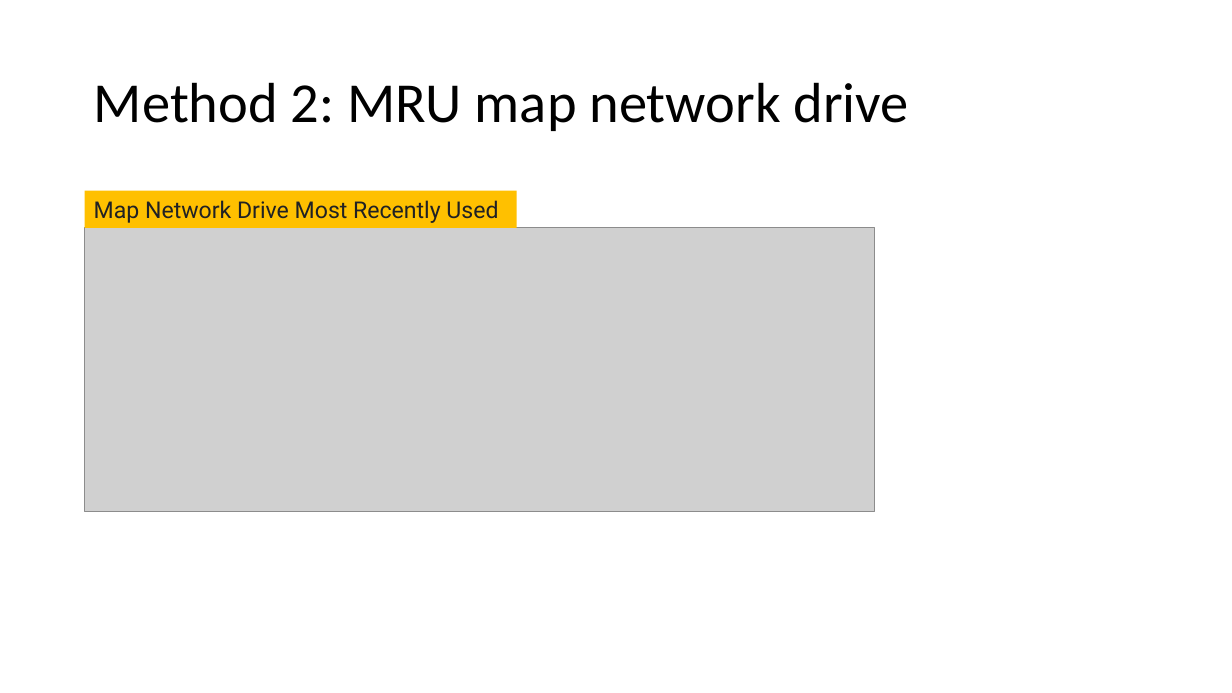
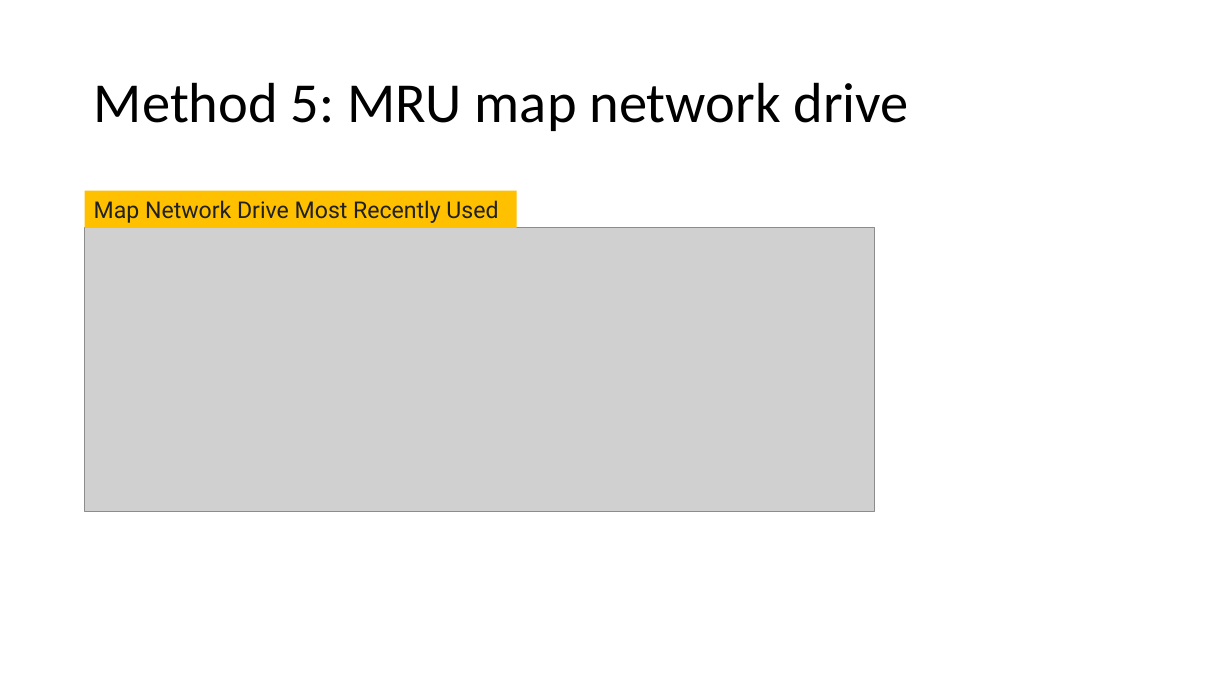
Before and after one commit to frankwxu/digital-forensics-lab, a slide deck: slide 10 of NIST_Data_Leakage_Case/NIST_Data_Leakage_06_Network_Shellbag_Jumplist.pptx (slide 4 before the commit). Drawn at 1232x693 pixels with LibreOffice and Linux fonts; fonts in the diff are those of the drawing; grey boxes stand for pictures; background and template pictures are left out. Boxes give left, top, right and bottom in pixels: in the first picture for what was removed or moved away, otherwise in the second. Text is boxed around its words. In the diff, an @@ line names an element or a change of style, - is before the commit and + after.

```diff
--- a/NIST_Data_Leakage_Case/NIST_Data_Leakage_06_Network_Shellbag_Jumplist.pptx
+++ b/NIST_Data_Leakage_Case/NIST_Data_Leakage_06_Network_Shellbag_Jumplist.pptx
@@ title at [94, 82, 908, 131]: text changed @@
-Method 2: MRU map network drive
+Method 5: MRU map network drive
```
Also in this commit, not shown: 9 other slides changed, 9 slides added, 1 slide removed, 1 other file.
